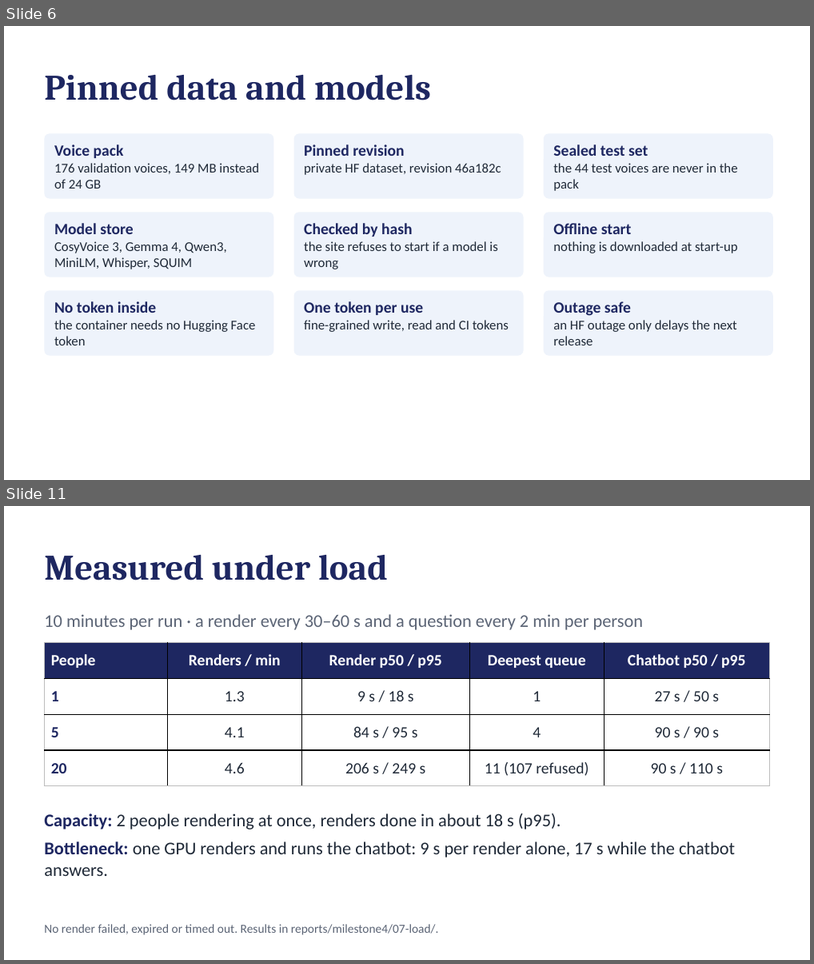
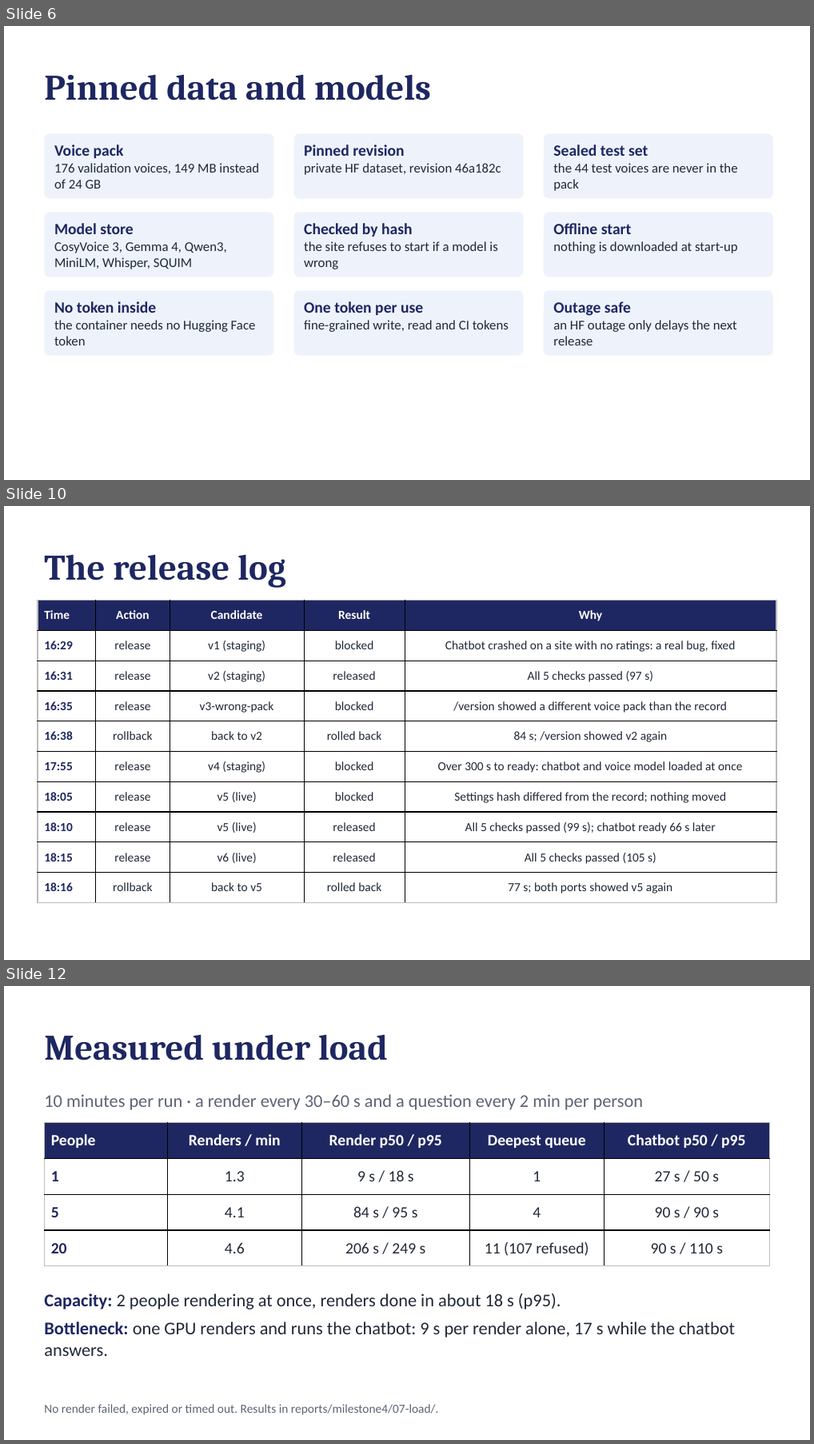
Before and after one commit to Ahmed-Sadeq-Hussein/Dramatizer, a slide deck: reports/milestone4/Dramatizer_Milestone_4.pptx. Shown one above the other, each under a label of ours: slides 6 and 11 before the commit, slides 6, 10 and 12 after it; the slides between them are not shown. The pictures are 814x964 and 814x1444 pixels, drawn with LibreOffice and Linux fonts; fonts in the diff are those of the drawing. Boxes give left, top, right and bottom in pixels: in the first picture for what was removed or moved away, otherwise in the second. Text is boxed around its words. In the diff, an @@ line names an element or a change of style, - is before the commit and + after.

```diff
--- a/reports/milestone4/Dramatizer_Milestone_4.pptx
+++ b/reports/milestone4/Dramatizer_Milestone_4.pptx
@@ slide 10 added at (4,506,810,960), background #FFFFFF @@
@@ text added at (44,555,286,588), 32 pt, text #1E2761, bold @@
+The release log
@@ table added at (38,600,778,903), 10 rows, 5 columns @@
+Time | Action | Candidate | Result | Why
+16:29 | release | v1 (staging) | blocked | Chatbot crashed on a site with no ratings: a real bug, fixed
+16:31 | release | v2 (staging) | released | All 5 checks passed (97 s)
+16:35 | release | v3-wrong-pack | blocked | /version showed a different voice pack than the record
+16:38 | rollback | back to v2 | rolled back | 84 s; /version showed v2 again
+17:55 | release | v4 (staging) | blocked | Over 300 s to ready: chatbot and voice model loaded at once
+18:05 | release | v5 (live) | blocked | Settings hash differed from the record; nothing moved
+18:10 | release | v5 (live) | released | All 5 checks passed (99 s); chatbot ready 66 s later
+18:15 | release | v6 (live) | released | All 5 checks passed (105 s)
+18:16 | rollback | back to v5 | rolled back | 77 s; both ports showed v5 again
@@ what was slide 11 is now slide 12 @@
```
Also in this commit, not shown: 8 slides changed, 58 other files.
